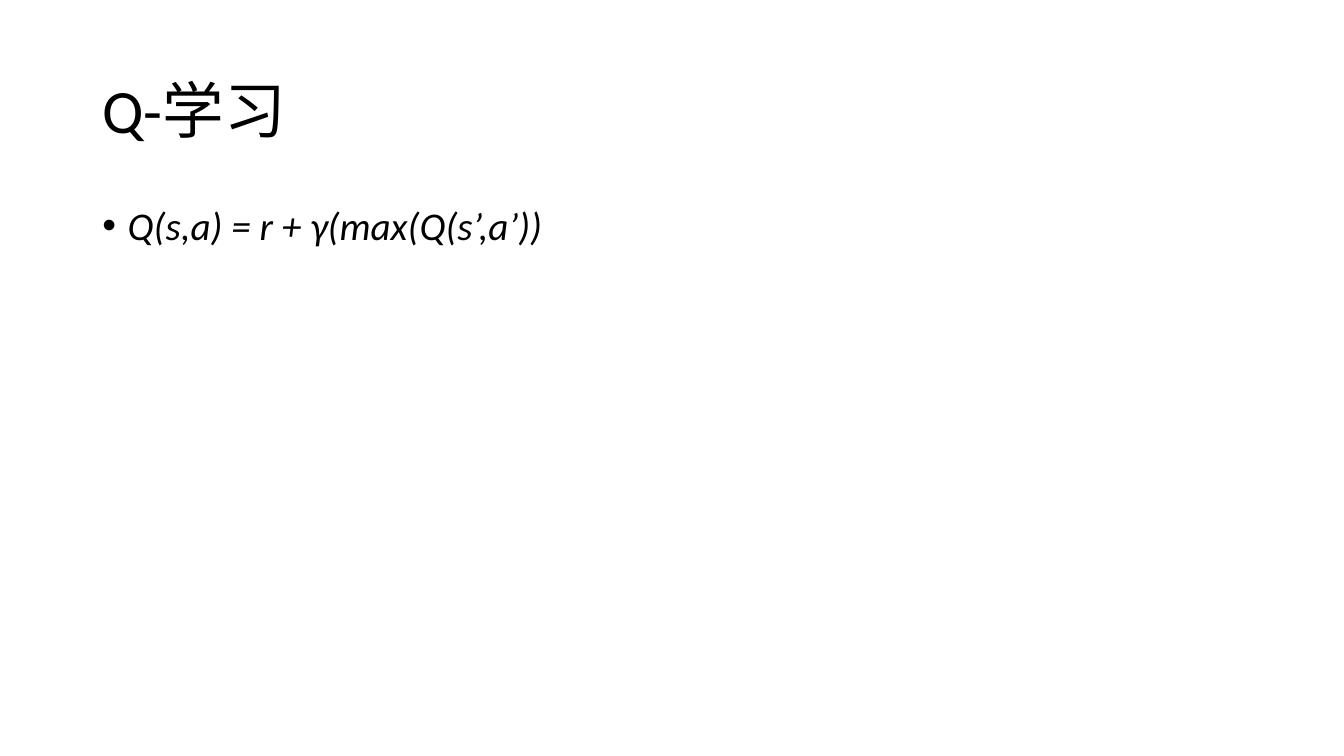
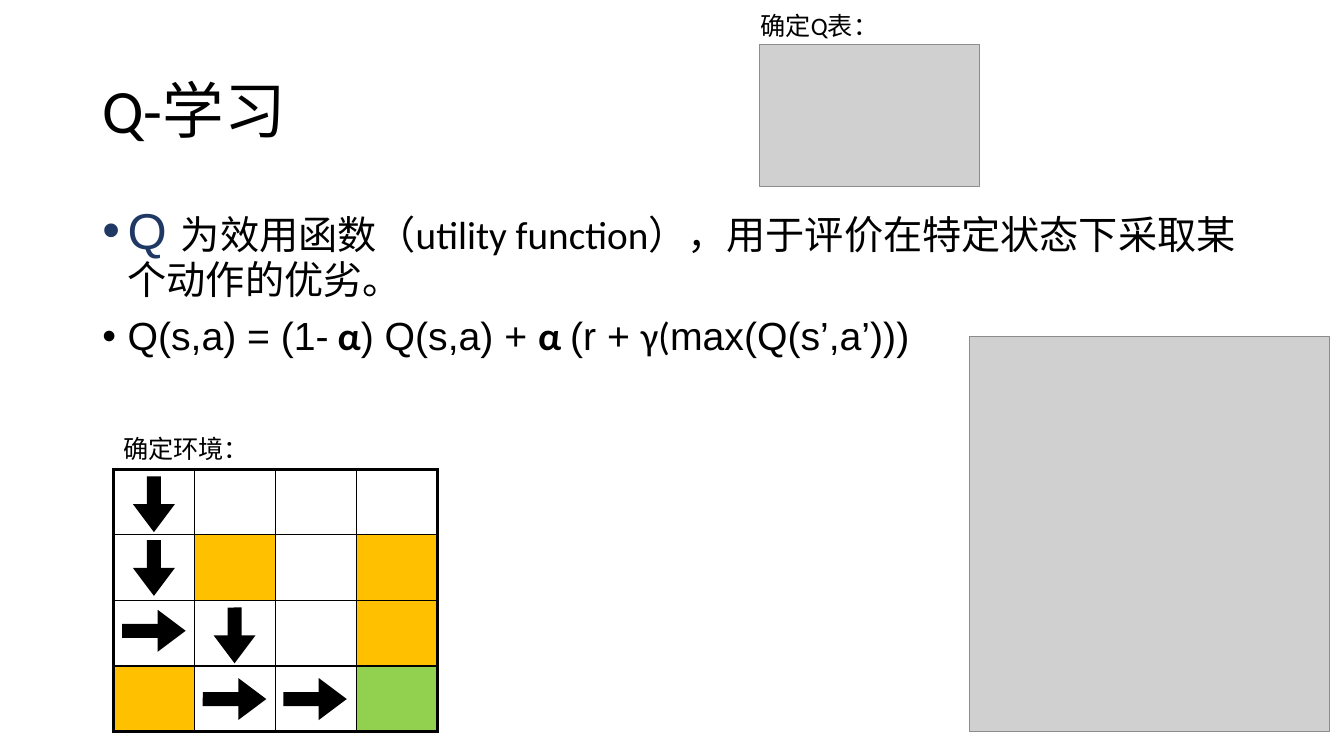
Before and after one commit to foamliu/Learning-DL, a slide deck: slide 6 of rl/RL.pptx (slide 5 before the commit). Drawn at 1344x756 pixels with LibreOffice and Linux fonts; fonts in the diff are those of the drawing; grey boxes stand for pictures. Boxes give left, top, right and bottom in pixels: in the first picture for what was removed or moved away, otherwise in the second. Text is boxed around its words. In the diff, an @@ line names an element or a change of style, - is before the commit and + after.

```diff
--- a/rl/RL.pptx
+++ b/rl/RL.pptx
@@ text added at (761,13,879,39), 18 pt, text #000000 @@
+确定Q表：
@@ picture added at (760,44,980,187) @@
@@ text at (128,214,1236,358): text changed; font Calibri to Arial; italic off @@
-• Q(s,a) = r + γ(max(Q(s’,a’))
+• Q 为效用函数（utility function），用于评价在特定状态下采取某个动作的优劣。
+• Q(s,a) = (1- α) Q(s,a) + α (r + γ(max(Q(s’,a’)))
@@ picture added at (970,336,1329,731) @@
@@ text added at (123,436,249,460), 18 pt, text #000000 @@
+确定环境：
@@ table added at (113,469,437,731), 4 rows, 4 columns @@
+ |  |  | 
+ |  |  | 
+ |  |  | 
+ |  |  | 
@@ arrow added from (154, 477) to (154, 532), #000000 10 pt @@
@@ arrow added from (154, 540) to (154, 596), #000000 10 pt @@
@@ arrow added from (235, 608) to (235, 663), #000000 10 pt @@
@@ arrow added from (122, 631) to (186, 631), #000000 10 pt @@
@@ arrow added from (203, 699) to (266, 699), #000000 10 pt @@
@@ arrow added from (283, 699) to (347, 699), #000000 10 pt @@
```
Also in this commit, not shown: 6 other slides changed, 2 slides added, 1 slide removed, 2 other files.
